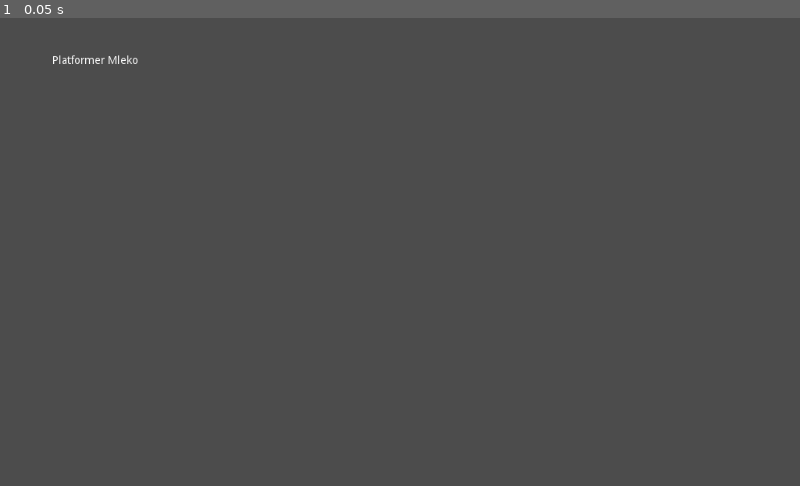
Above: before the commit, frame 1.
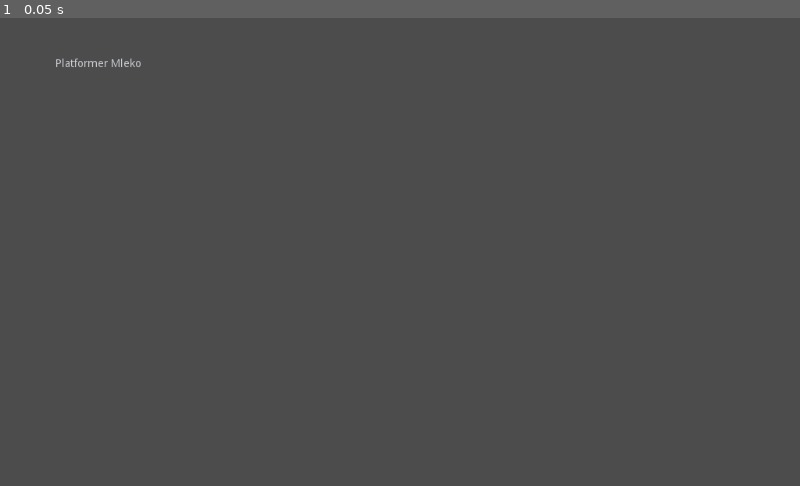
Above: after the commit, the same moment.

Repository: kifner-mateusz/Platformer
Game: Godot game, scene res://Main.tscn
The game is run twice, just before and just after one commit, with the same random seed, the same clock (stepped at 60 frames per second) and the same inputs.
Inputs:
- Up to frame 1 (0.05 s): no input

The runs differ from the first frame. In frame 1, 0.1% of the frame differs, in the area x 6-18%, y 7-11%.

Commit message:
Added theme, folder

Diff:
--- a/Main.tscn
+++ b/Main.tscn
@@ -1,7 +1,9 @@
-[gd_scene load_steps=2 format=2]
+[gd_scene load_steps=3 format=2]
 
-[ext_resource path="res://Menu.tscn" type="PackedScene" id=1]
+[ext_resource path="res://scenes/menu/Menu.tscn" type="PackedScene" id=1]
+[ext_resource path="res://assets/theme/dark_editor.theme" type="Theme" id=2]
 
 [node name="Main" type="Node"]
 
 [node name="Menu" parent="." instance=ExtResource( 1 )]
+theme = ExtResource( 2 )
--- a/project.godot
+++ b/project.godot
@@ -14,6 +14,10 @@
 run/main_scene="res://Main.tscn"
 config/icon="res://icon.png"
 
+[gui]
+
+theme/custom="res://assets/theme/dark_editor.theme"
+
 [physics]
 
 common/enable_pause_aware_picking=true
Binary file added: assets/theme/dark_editor.theme
Renamed: Menu.tscn -> scenes/menu/Menu.tscn
Not shown, changed: .github/workflows/release.yml
